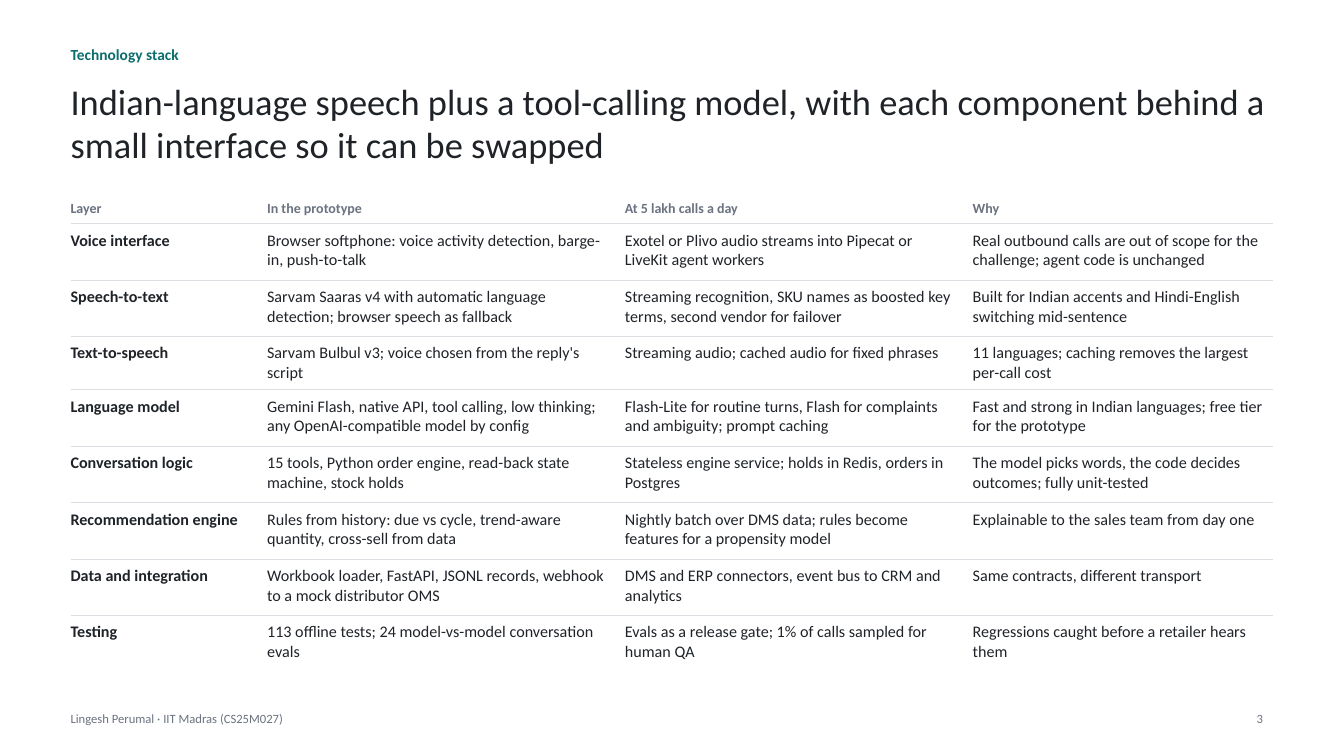
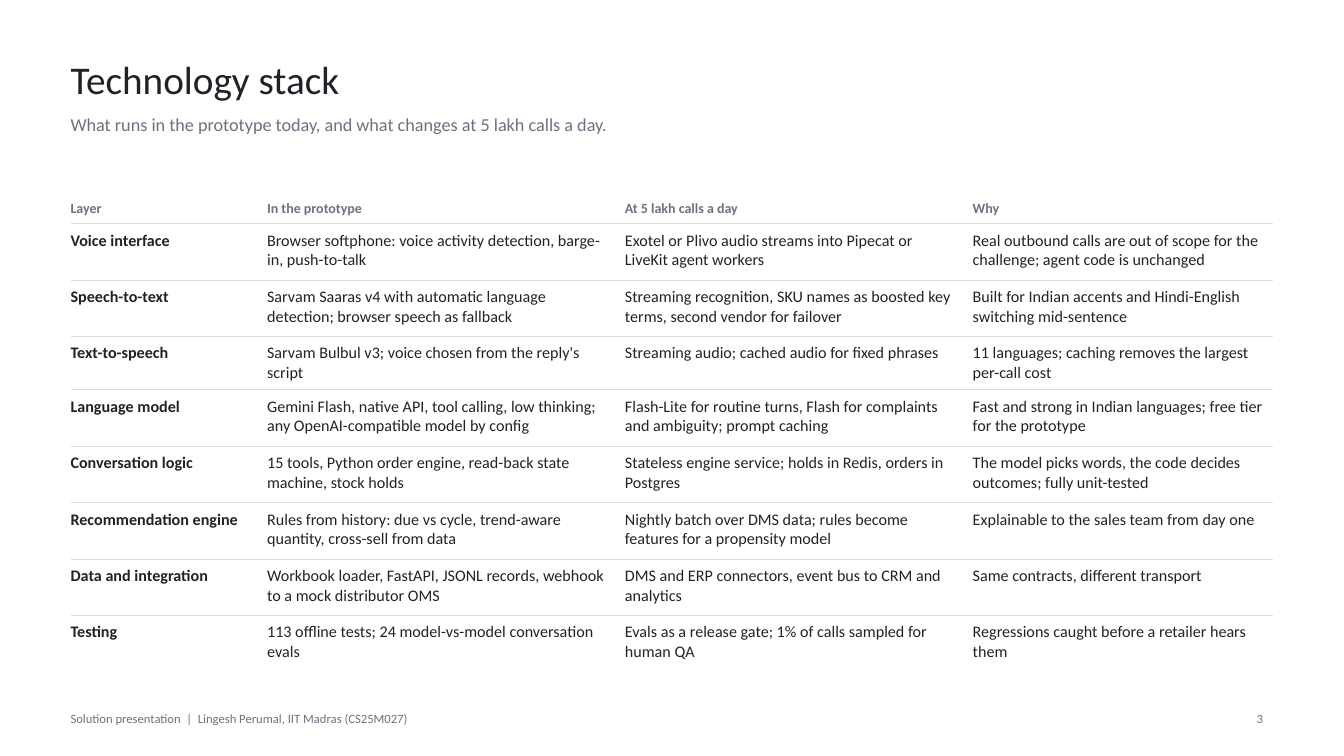
Before and after one commit to lingesh255/gt-voice, a slide deck: slide 3 of docs/solution-presentation.pptx. Drawn at 1344x756 pixels with LibreOffice and Linux fonts; fonts in the diff are those of the drawing. Boxes give left, top, right and bottom in pixels: in the first picture for what was removed or moved away, otherwise in the second. Text is boxed around its words. In the diff, an @@ line names an element or a change of style, - is before the commit and + after.

```diff
--- a/docs/solution-presentation.pptx
+++ b/docs/solution-presentation.pptx
@@ title "Technology stack": place and size @@
-title "Technology stack" at bbox=[71, 49, 179, 63]
+title "Technology stack" at bbox=[71, 66, 340, 101]
@@ title "Technology stack" at bbox=[71, 66, 340, 101]: size 11 to 28 pt, text colour #0B6E6E to #1F2328, bold off; less space between paragraphs @@
@@ text at bbox=[71, 118, 607, 134]: text changed; size 26 to 13 pt; text colour #1F2328 to #6B7280 @@
-Indian-language speech plus a tool-calling model, with each component behind a small interface so it can be swapped
+What runs in the prototype today, and what changes at 5 lakh calls a day.
@@ text at bbox=[71, 714, 408, 725]: text changed @@
-Lingesh Perumal · IIT Madras (CS25M027)
+Solution presentation | Lingesh Perumal, IIT Madras (CS25M027)
```
Also in this commit, not shown: 4 other slides changed, 5 other files.
